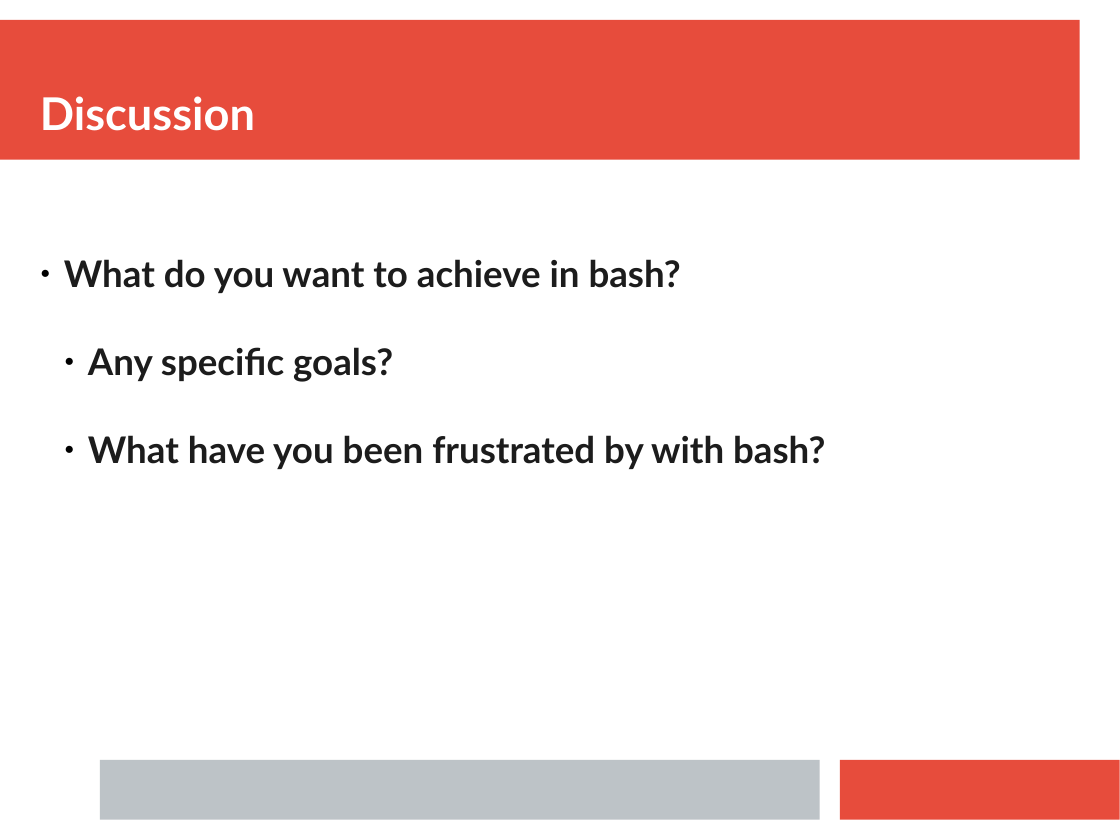
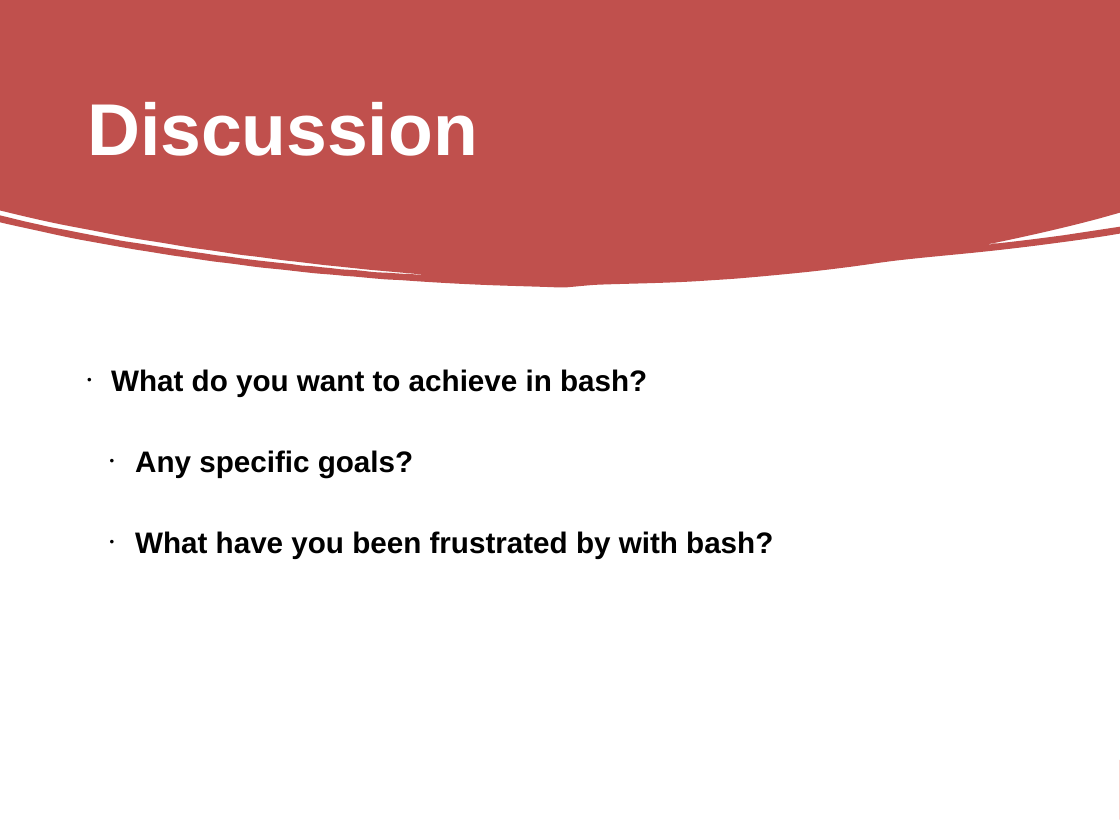
Before and after one commit to ianmiell/bash-next-steps, a slide deck: slide 7 of slides/bash_next_steps.pptx. Drawn at 1120x840 pixels with LibreOffice and Linux fonts; fonts in the diff are those of the drawing. Boxes give left, top, right and bottom in pixels: in the first picture for what was removed or moved away, otherwise in the second. Text is boxed around its words. In the diff, an @@ line names an element or a change of style, - is before the commit and + after.

```diff
--- a/slides/bash_next_steps.pptx
+++ b/slides/bash_next_steps.pptx
@@ rectangle added at (0,0,1120,840), fill #FFFFFF @@
@@ freeform shape added at (0,0,1120,288), fill #C0504D @@
@@ text "Discussion": place and size @@
-text "Discussion" at (40,96,255,131)
+text "Discussion" at (87,102,478,156)
@@ text "Discussion" at (87,102,478,156): size 32 to 52 pt, font Lato to Arial; line spacing 1 to 0.9; more space between paragraphs; vertical alignment bottom to middle @@
@@ text "What do you want to ...": place and size @@
-text "What do you want to ..." at (64,259,825,469)
+text "What do you want to ..." at (111,369,773,559)
@@ text "What do you want to ..." at (111,369,773,559): size 26 to 21 pt, font Lato to Arial, text colour #1C1C1C to #000000; bullet ● to •; line spacing 1 to 0.9; more space between paragraphs @@
@@ rectangle removed at (100,760,819,820) @@
```
Also in this commit, not shown: 24 other slides changed, 1 other file.
